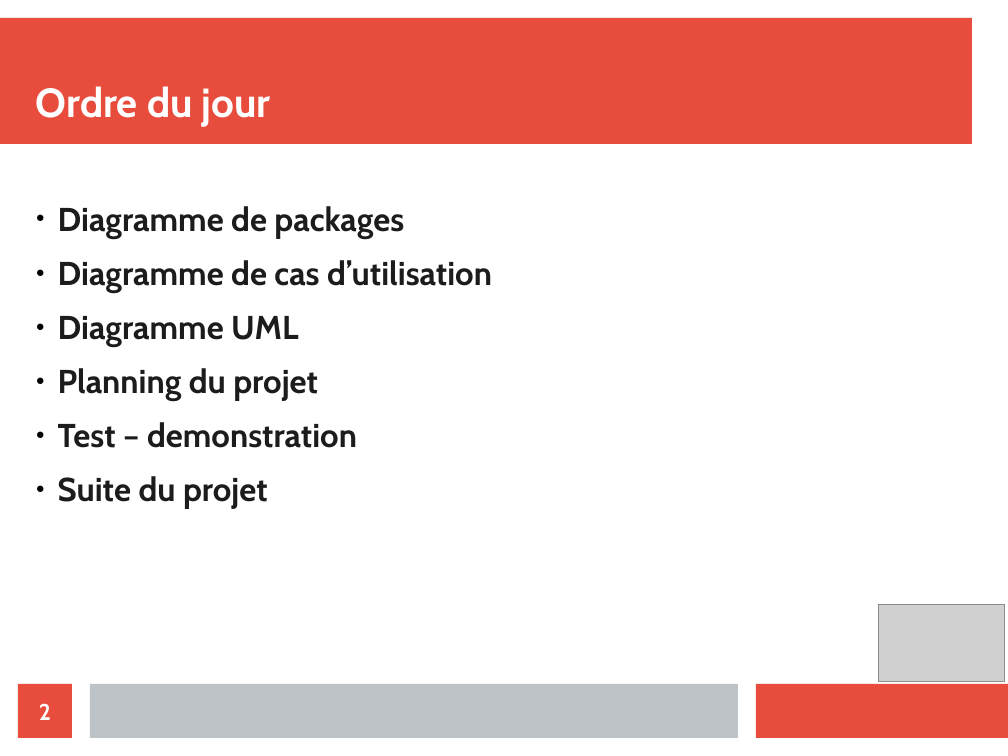
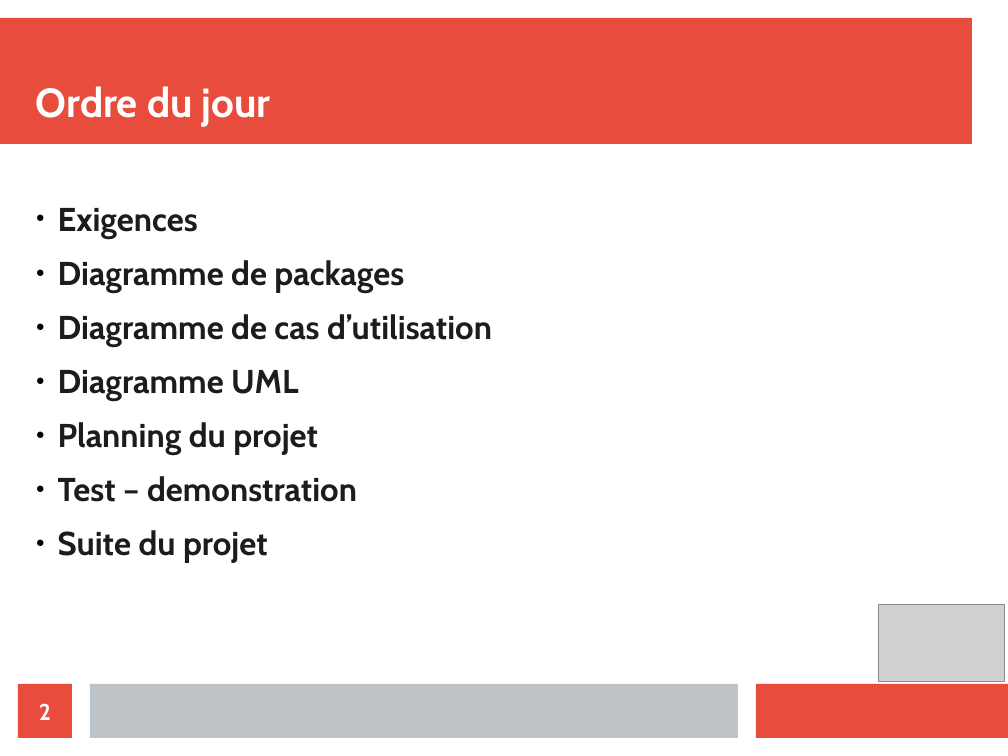
Before and after one commit to Merray/Factory, a slide deck: slide 2 of presentation/presentation FACTORY.odp. Drawn at 1008x756 pixels with LibreOffice and Linux fonts; fonts in the diff are those of the drawing; grey boxes stand for pictures. Boxes give left, top, right and bottom in pixels: in the first picture for what was removed or moved away, otherwise in the second. Text is boxed around its words. In the diff, an @@ line names an element or a change of style, - is before the commit and + after.

```diff
--- a/presentation/presentation FACTORY.odp
+++ b/presentation/presentation FACTORY.odp
@@ text at (58, 208, 198, 238): paragraph added @@
+● Exigences
```
Also in this commit, not shown: 3 other slides changed, 7 slides added, 2 slides removed.
